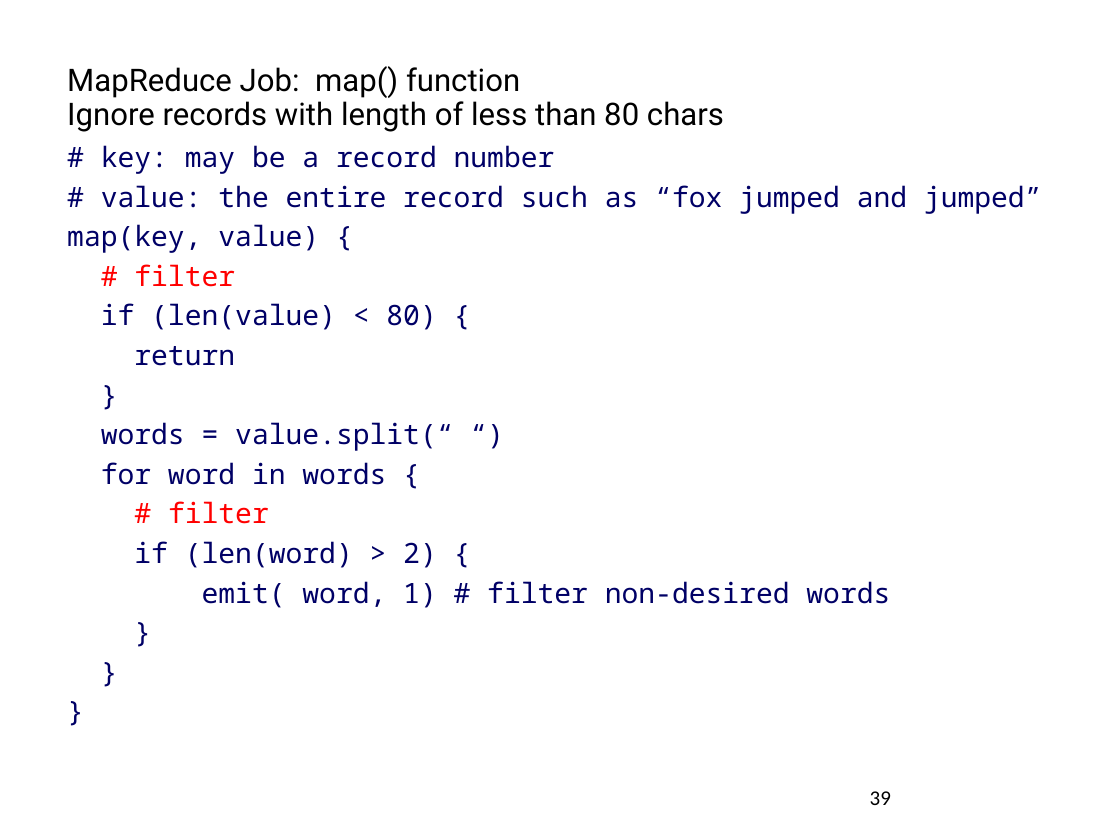
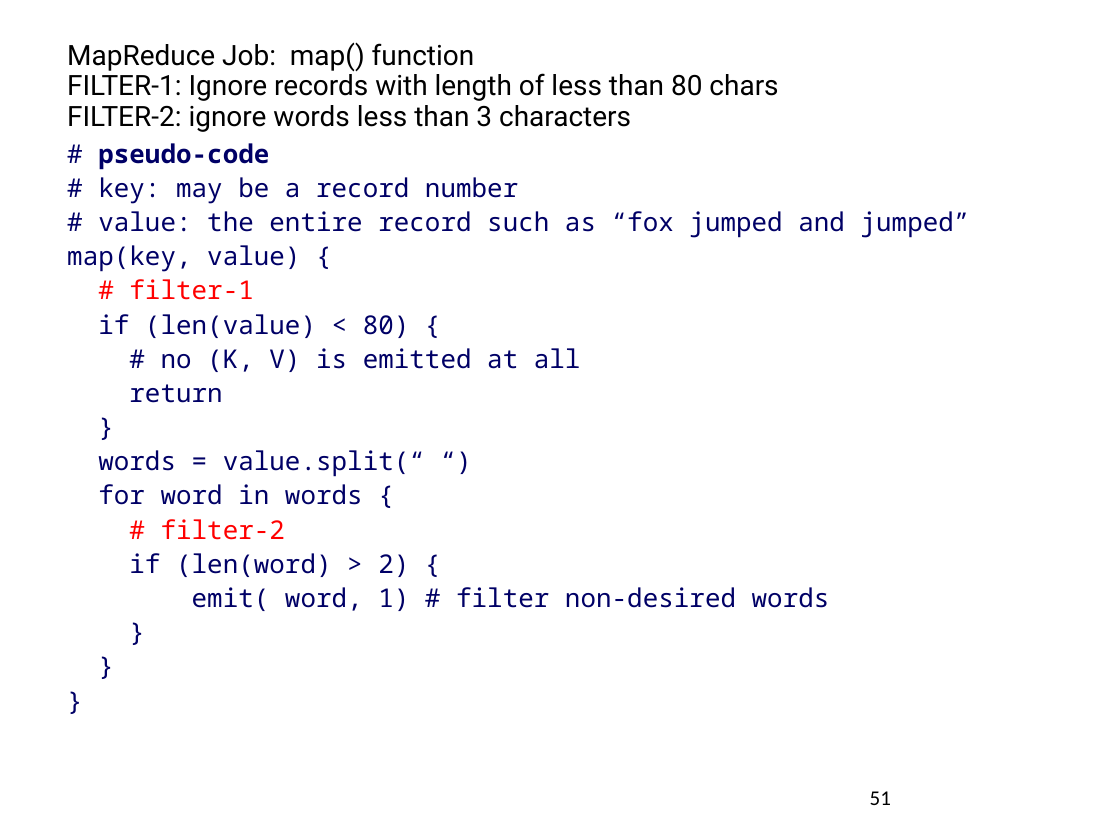
Before and after one commit to mahmoudparsian/big-data-mapreduce-course, a slide deck: slide 51 of slides/mapreduce/2.2_introduction_to_mapreduce.pptx (slide 39 before the commit). Drawn at 1120x840 pixels with LibreOffice and Linux fonts; fonts in the diff are those of the drawing; background and template pictures are left out. Boxes give left, top, right and bottom in pixels: in the first picture for what was removed or moved away, otherwise in the second. Text is boxed around its words. In the diff, an @@ line names an element or a change of style, - is before the commit and + after.

```diff
--- a/slides/mapreduce/2.2_introduction_to_mapreduce.pptx
+++ b/slides/mapreduce/2.2_introduction_to_mapreduce.pptx
@@ title at (67,42,778,132): text changed; size 20 to 18 pt @@
-MapReduce Job: map() function
-Ignore records with length of less than 80 chars
+MapReduce Job: map() function
+FILTER-1: Ignore records with length of less than 80 chars
+FILTER-2: ignore words less than 3 characters
@@ text at (98,143,269,170): paragraph added @@
+# pseudo-code
@@ text at (67,177,970,611): size 18 to 16.6 pt in "# key: may be a record number", "# value: the entire record such as ...", "map(key, value) {", "if (len(value) < 80) {" and 9 more places; line spacing 0.9 to 0.8 @@
@@ text at (129,279,253,300): text changed; size 18 to 16.6 pt @@
-# filter
+# filter-1
@@ text at (161,348,581,372): paragraph added @@
+# no (K, V) is emitted at all
@@ text at (161,519,285,540): text changed; size 18 to 16.6 pt @@
-# filter
+# filter-2
@@ page number at (870,791,891,805): text changed @@
-39
+51
```
Also in this commit, not shown: 27 other slides changed, 13 slides added, 35 other files.
